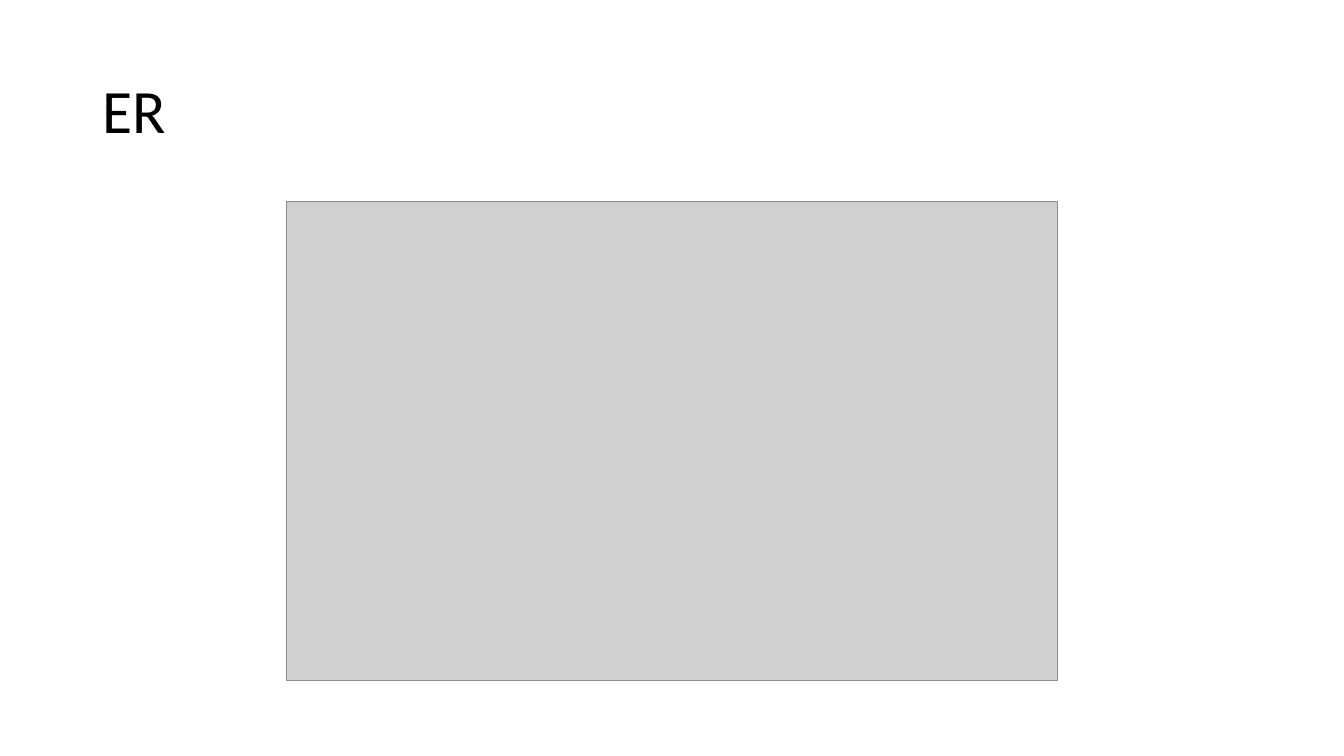
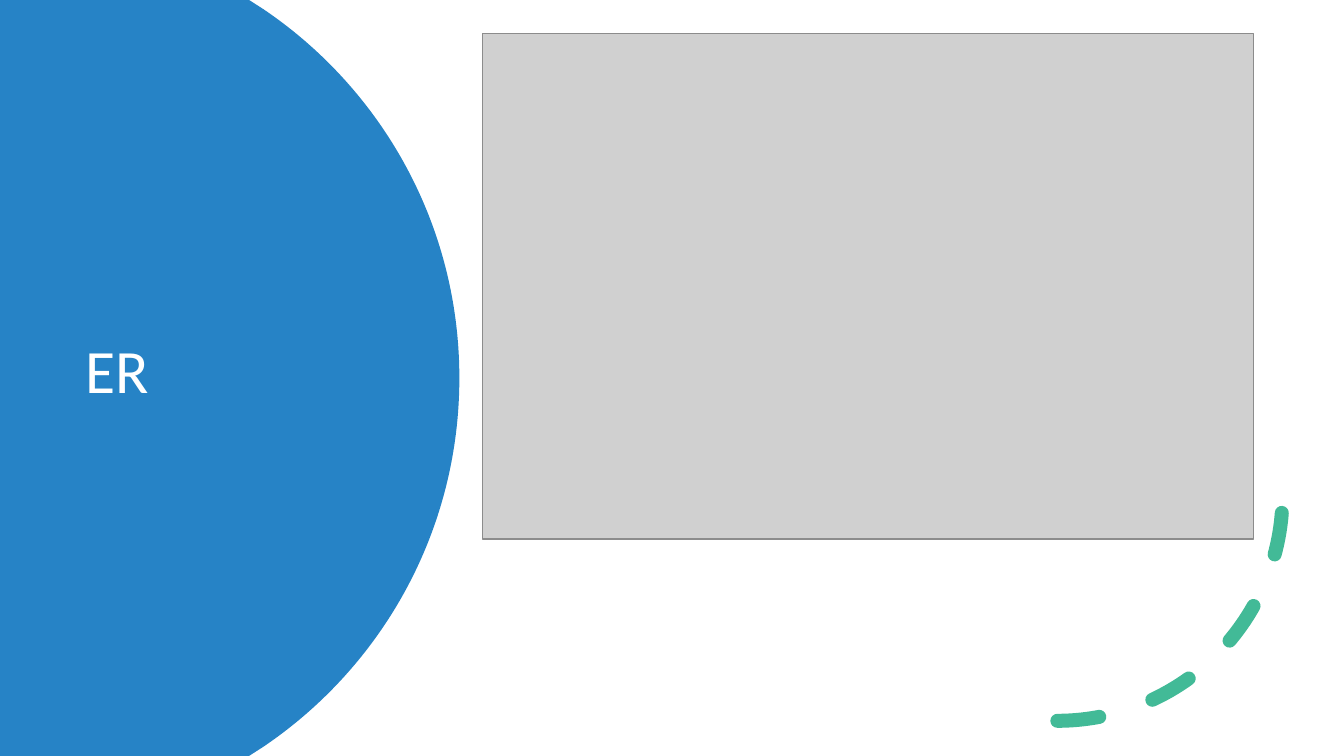
Before and after one commit to shinanna/Healthcare_SQL, a slide deck: slide 3 of Covid_planet.pptx. Drawn at 1344x756 pixels with LibreOffice and Linux fonts; fonts in the diff are those of the drawing; grey boxes stand for pictures. Boxes give left, top, right and bottom in pixels: in the first picture for what was removed or moved away, otherwise in the second. Text is boxed around its words. In the diff, an @@ line names an element or a change of style, - is before the commit and + after.

```diff
--- a/Covid_planet.pptx
+++ b/Covid_planet.pptx
@@ freeform shape added at box(0, 0, 460, 756), fill #2683C6 @@
@@ picture added at box(483, 33, 1254, 538) @@
@@ title "ER": place and size @@
-title "ER" at box(102, 93, 165, 133)
+title "ER" at box(86, 353, 149, 393)
@@ title "ER" at box(86, 353, 149, 393): text colour #000000 to #FFFFFF @@
@@ picture removed at box(287, 202, 1058, 682) @@
@@ arc (boxed as its full ellipse) added at box(833, 271, 1284, 722), outline #42BA97 10 pt dashed @@
```
Also in this commit, not shown: 1 other slide changed, 8 slides added, 6 slides removed.
